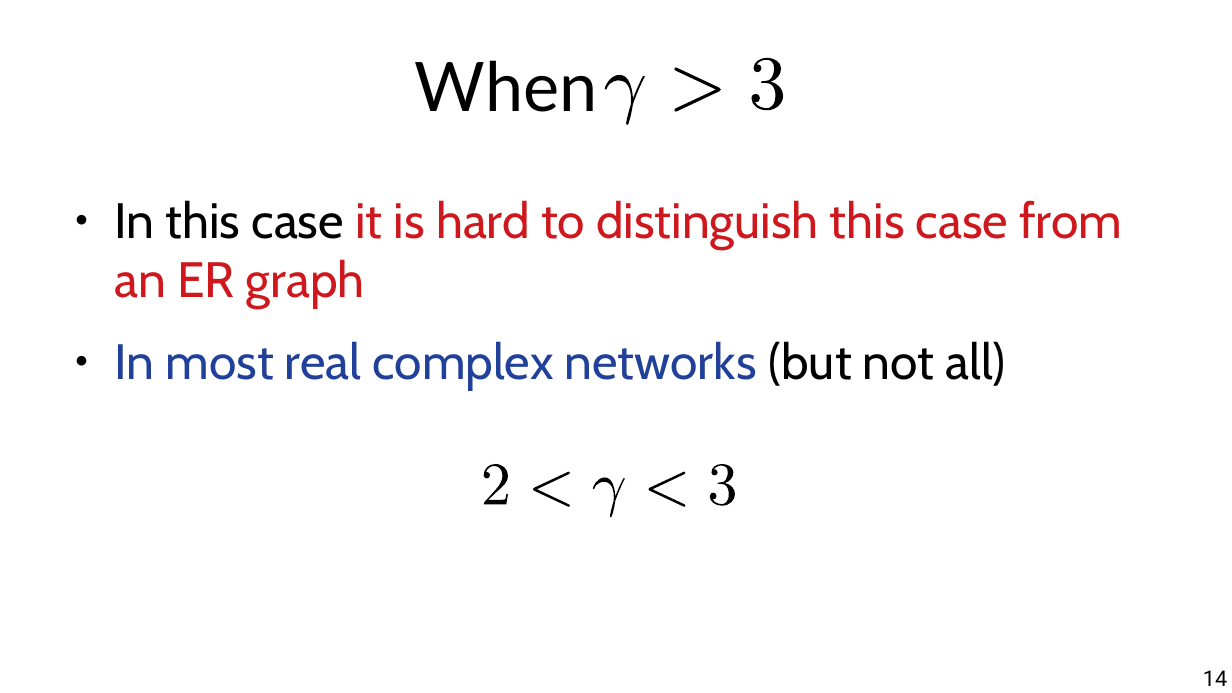
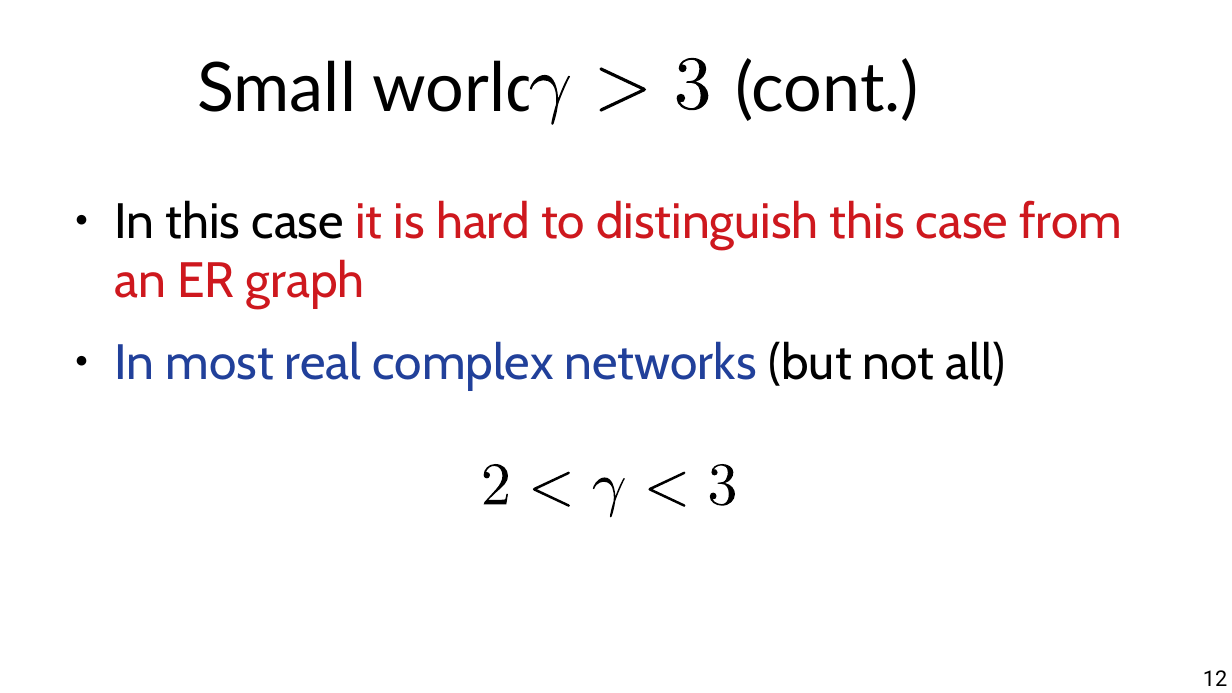
Before and after one commit to chatox/networks-science-course, a slide deck: slide 12 of theory/odp/tt14-distances_scale_free_nets.odp (slide 14 before the commit). Drawn at 1232x693 pixels with LibreOffice and Linux fonts; fonts in the diff are those of the drawing. Boxes give left, top, right and bottom in pixels: in the first picture for what was removed or moved away, otherwise in the second. Text is boxed around its words. In the diff, an @@ line names an element or a change of style, - is before the commit and + after.

```diff
--- a/theory/odp/tt14-distances_scale_free_nets.odp
+++ b/theory/odp/tt14-distances_scale_free_nets.odp
@@ title at (198, 58, 919, 121): text changed @@
-When
+Small world (cont.)
@@ freeform shape: place and size @@
-freeform shape at (604, 59, 787, 123)
+freeform shape at (529, 59, 712, 123)
@@ freeform shape: place and size @@
-freeform shape at (751, 58, 783, 111)
+freeform shape at (676, 58, 708, 111)
@@ freeform shape: place and size @@
-freeform shape at (674, 67, 721, 112)
+freeform shape at (530, 75, 570, 125)
@@ freeform shape: place and size @@
-freeform shape at (605, 75, 645, 125)
+freeform shape at (599, 67, 646, 112)
@@ page number at (1203, 670, 1227, 686): text changed @@
-14
+12
```
Also in this commit, not shown: 4 other slides changed, 2 other files.
